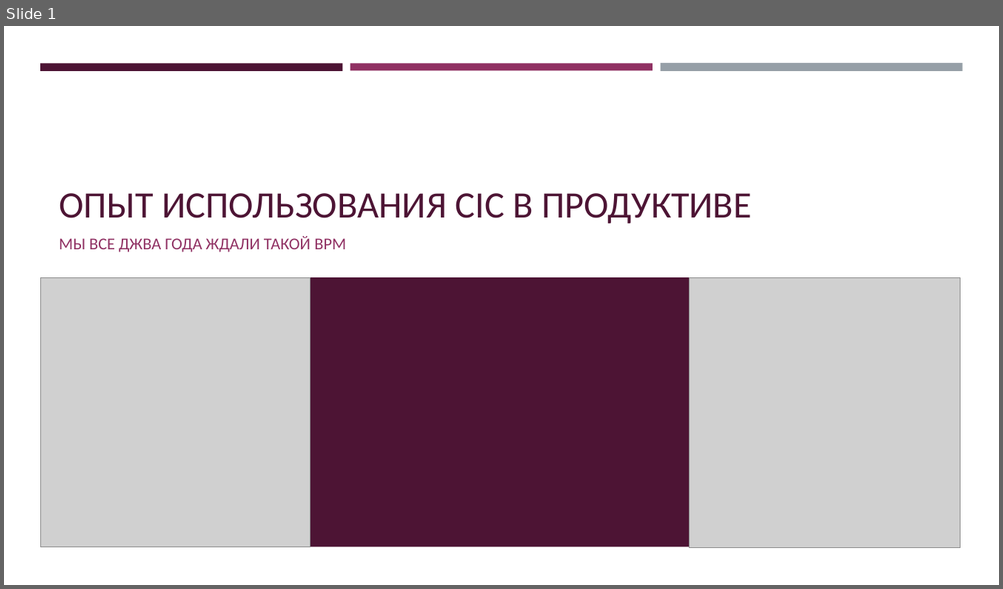
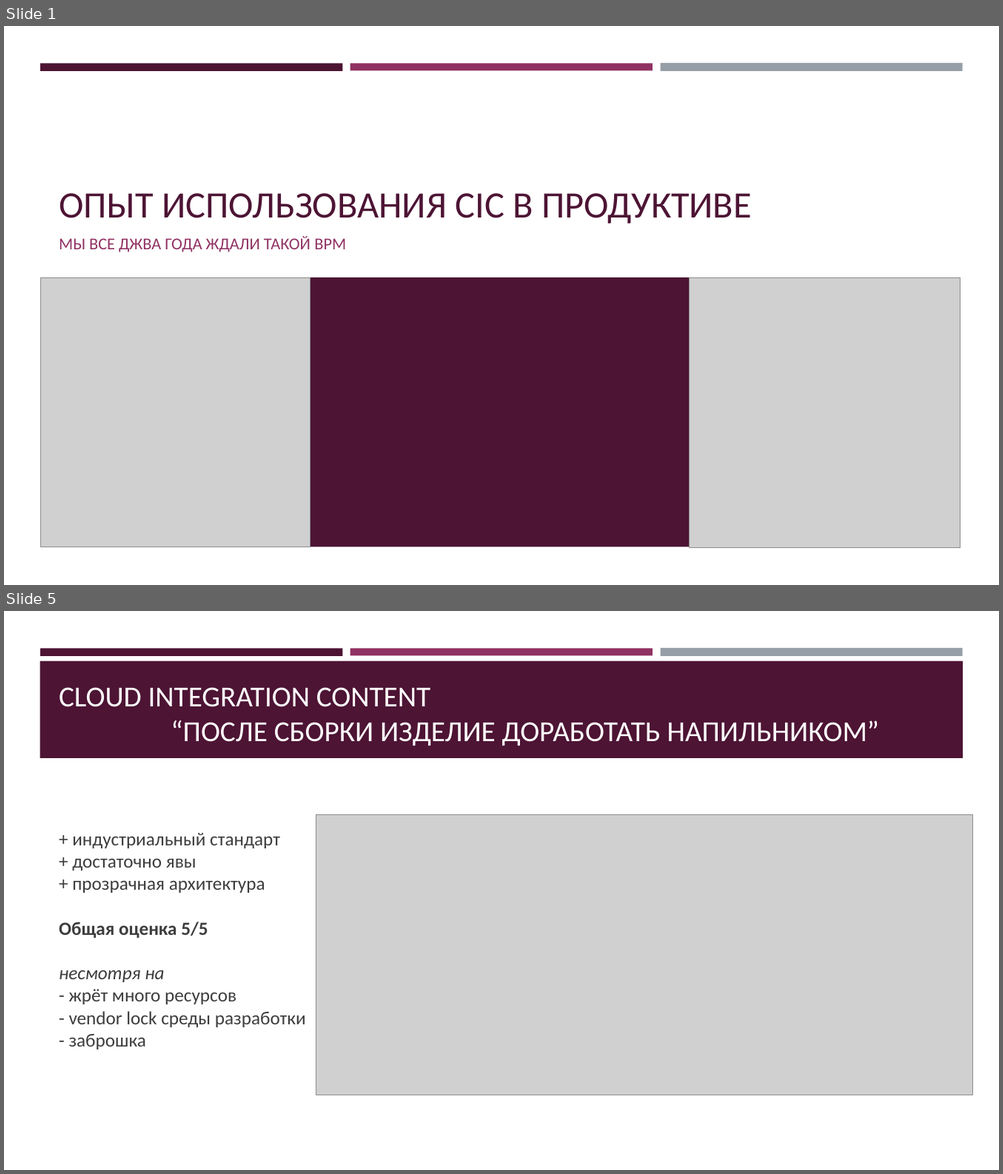
Before and after one commit to rsugio/PIMON, a slide deck: PIMON-2023/PIMON-2023_CIC.pptx. Shown one above the other, each under a label of ours: slide 1 before the commit, slides 1 and 5 after it; the slides between them are not shown. The pictures are 1003x589 and 1003x1174 pixels, drawn with LibreOffice and Linux fonts; fonts in the diff are those of the drawing; grey boxes stand for pictures. Boxes give left, top, right and bottom in pixels: in the first picture for what was removed or moved away, otherwise in the second. Text is boxed around its words. In the diff, an @@ line names an element or a change of style, - is before the commit and + after.

```diff
--- a/PIMON-2023/PIMON-2023_CIC.pptx
+++ b/PIMON-2023/PIMON-2023_CIC.pptx
@@ slide 5 added at <box>4,611,999,1170</box>, background #FFFFFF; not listed: 3 template elements that a slide beside it also shows @@
@@ rectangle added at <box>40,661,963,758</box>, fill #4D1434 @@
@@ title added at <box>59,687,879,746</box>, 28 pt, text #FFFFFF @@
+CLOUD INTEGRATION CONTENT
+“ПОСЛЕ СБОРКИ ИЗДЕЛИЕ ДОРАБОТАТЬ НАПИЛЬНИКОМ”
@@ picture added at <box>316,815,973,1095</box> @@
@@ text added at <box>59,833,306,1050</box>, 18 pt, text #3D3D3D @@
++ индустриальный стандарт
++ достаточно явы
++ прозрачная архитектура
+Общая оценка 5/5
+несмотря на
+- жрёт много ресурсов
+- vendor lock среды разработки
+- заброшка
```
Also in this commit, not shown: 2 slides changed, 15 other slides added, 1 slide removed, 8 other files.
